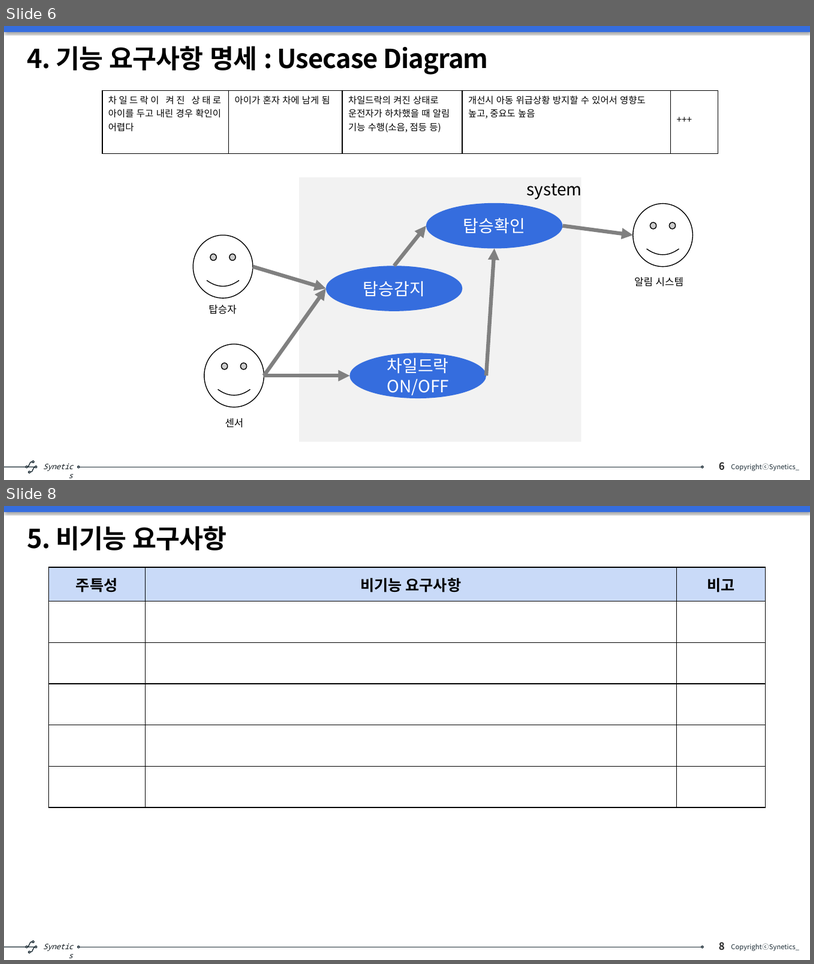
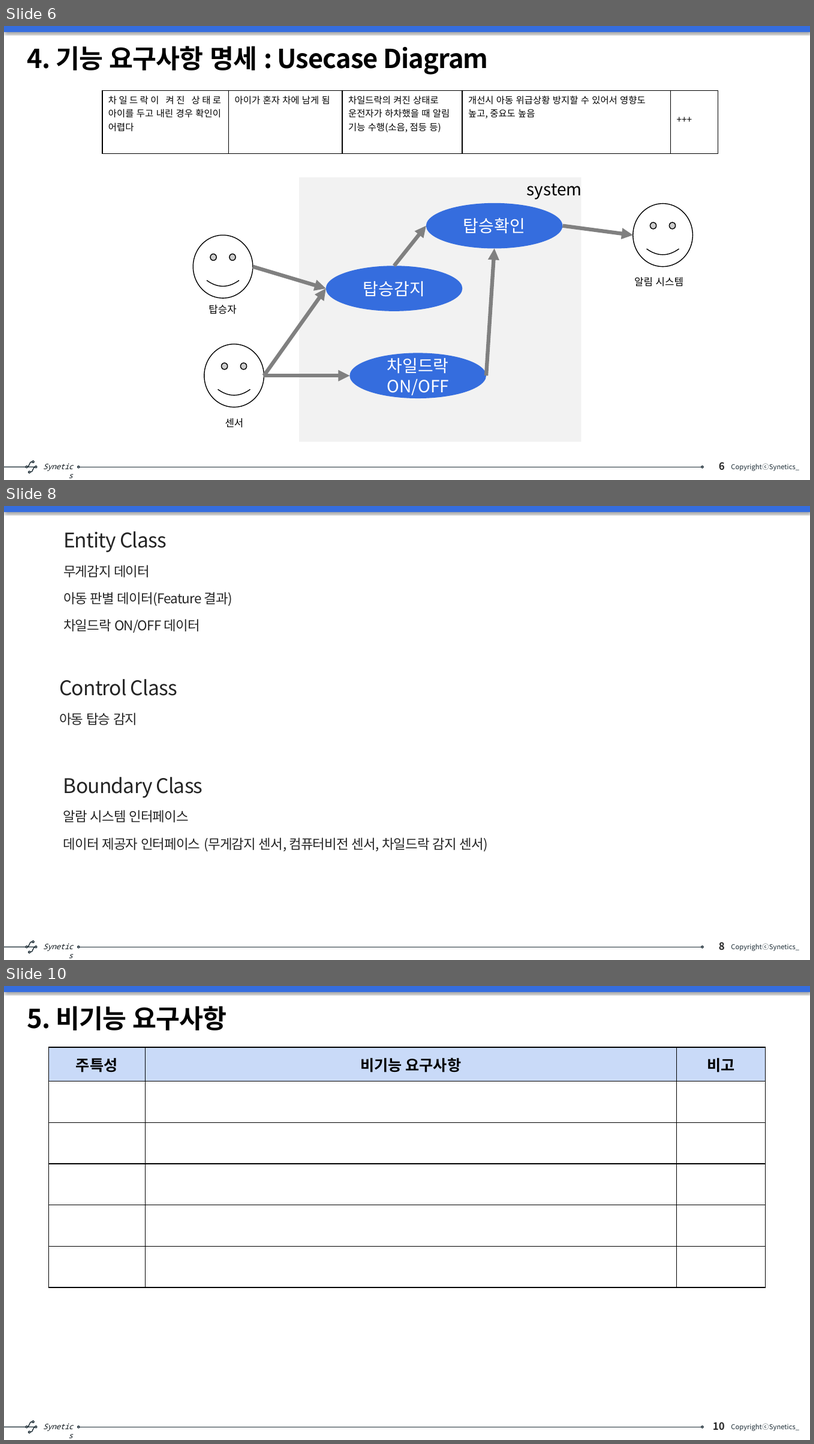
Before and after one commit to s-eunbi-kim/SeSSAC_202501, a slide deck: 01_요구사항 실습/SW 요구사항 분석 및 설계_1조.pptx. Shown one above the other, each under a label of ours: slides 6 and 8 before the commit, slides 6, 8 and 10 after it; the slides between them are not shown. The pictures are 814x964 and 814x1444 pixels, drawn with LibreOffice and Linux fonts; fonts in the diff are those of the drawing. Boxes give left, top, right and bottom in pixels: in the first picture for what was removed or moved away, otherwise in the second. Text is boxed around its words. In the diff, an @@ line names an element or a change of style, - is before the commit and + after.

```diff
--- a/01_요구사항 실습/SW 요구사항 분석 및 설계_1조.pptx
+++ b/01_요구사항 실습/SW 요구사항 분석 및 설계_1조.pptx
@@ slide 8 added at [4, 506, 810, 960], background #FFFFFF; not listed: 14 template elements that a slide beside it also shows @@
@@ text added at [63, 531, 233, 633], 16 pt, text #242424 @@
+• Entity Class
+– 무게감지 데이터
+– 아동 판별 데이터(Feature 결과)
+– 차일드락 ON/OFF 데이터
@@ text added at [59, 679, 177, 725], 24 pt, text #242424 @@
+• Control Class
+– 아동 탑승 감지
@@ text added at [63, 777, 488, 852], 16 pt, text #242424 @@
+• Boundary Class
+– 알람 시스템 인터페이스
+– 데이터 제공자 인터페이스 (무게감지 센서, 컴퓨터비전 센서, 차일드락 감지 센서)
@@ what was slide 8 is now slide 10 @@
@@ page number at [713, 1422, 725, 1429]: text changed @@
-8
+10
```
Also in this commit, not shown: 1 slide changed, 1 other slide added.
